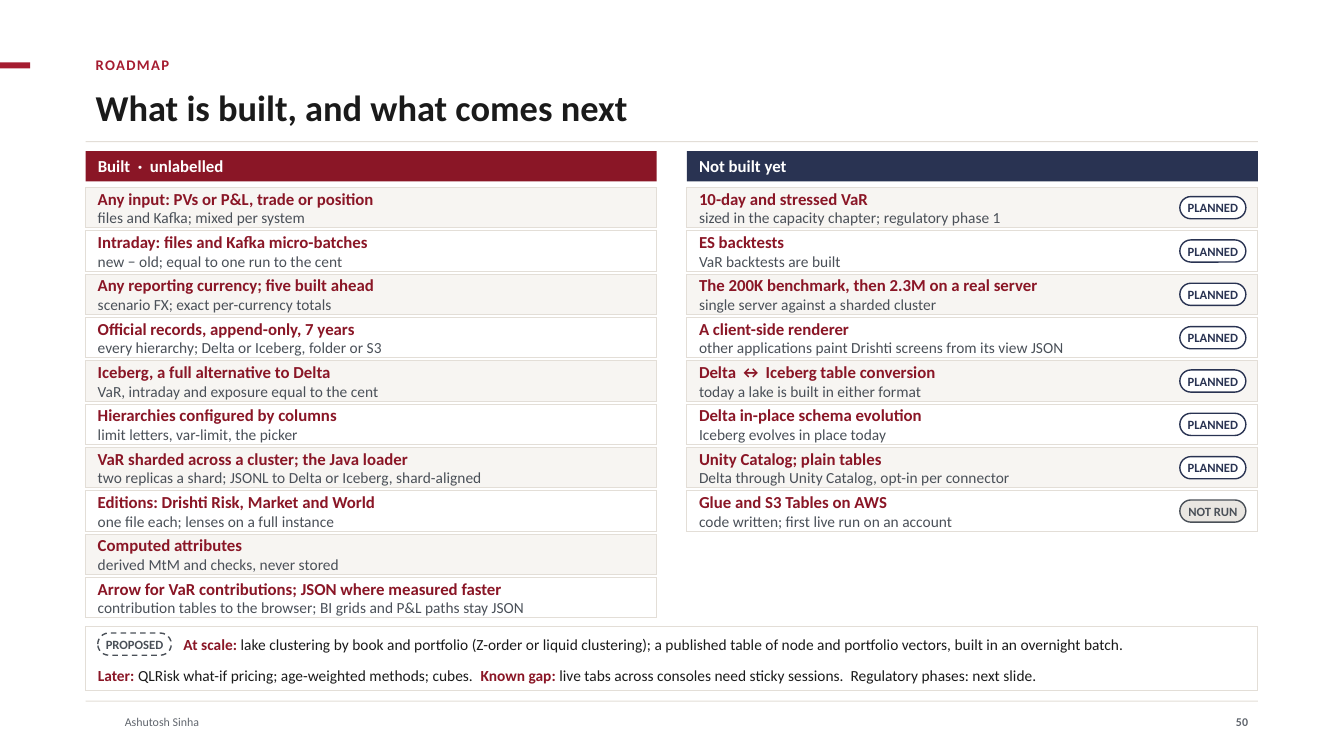
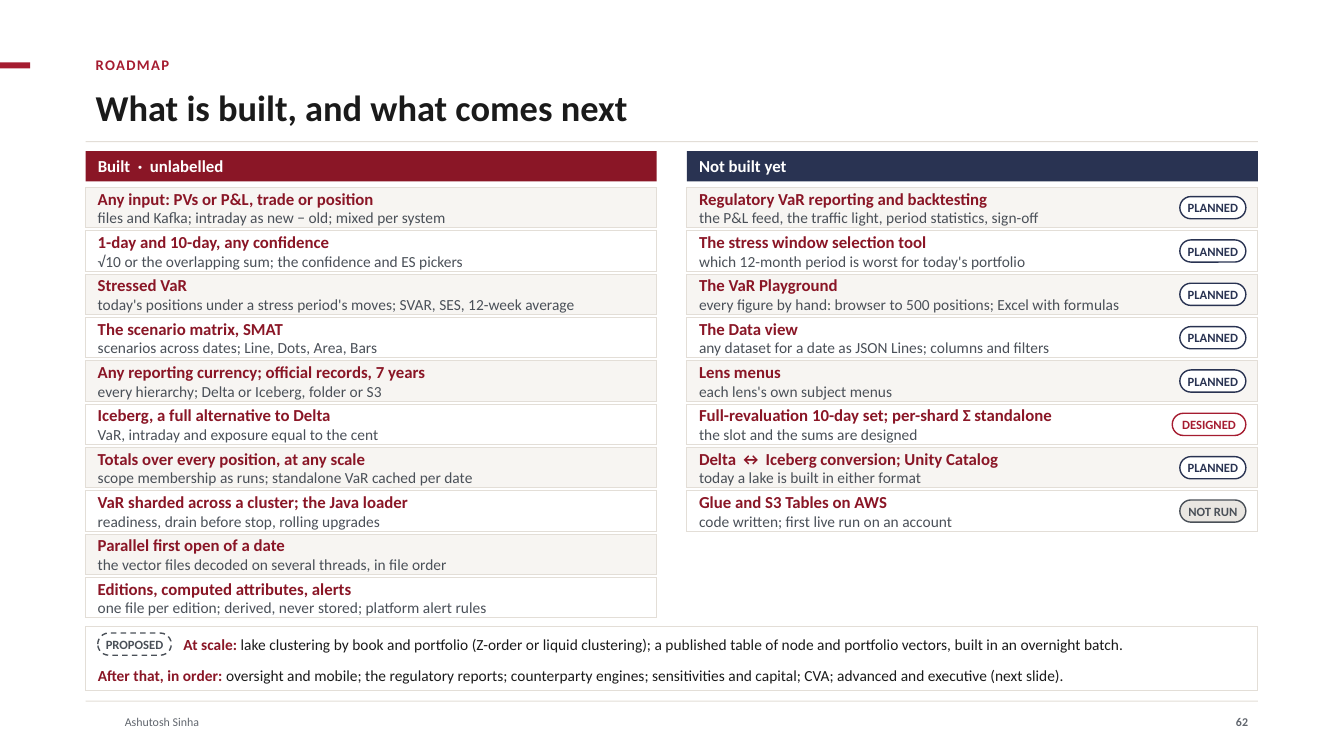
Before and after one commit to ajsinha/drishti, a slide deck: slide 62 of docs/publications/Drishti-VaR-Engine.pptx (slide 50 before the commit). Drawn at 1344x756 pixels with LibreOffice and Linux fonts; fonts in the diff are those of the drawing; background and template pictures are left out. Boxes give left, top, right and bottom in pixels: in the first picture for what was removed or moved away, otherwise in the second. Text is boxed around its words. In the diff, an @@ line names an element or a change of style, - is before the commit and + after.

```diff
--- a/docs/publications/Drishti-VaR-Engine.pptx
+++ b/docs/publications/Drishti-VaR-Engine.pptx
@@ text at [699, 193, 1039, 226]: text changed @@
-10-day and stressed VaR
-sized in the capacity chapter; regulatory phase 1
+Regulatory VaR reporting and backtesting
+the P&L feed, the traffic light, period statistics, sign-off
@@ text at [98, 212, 445, 226]: text changed @@
-files and Kafka; mixed per system
+files and Kafka; intraday as new − old; mixed per system
@@ text at [98, 236, 462, 270]: text changed; size 12 to 11 pt; text colour #8A1626 to #4A5058; bold off @@
-Intraday: files and Kafka micro-batches
-new − old; equal to one run to the cent
+1-day and 10-day, any confidence
+√10 or the overlapping sum; the confidence and ES pickers
@@ text at [699, 236, 1025, 270]: text changed @@
-ES backtests
-VaR backtests are built
+The stress window selection tool
+which 12-month period is worst for today's portfolio
@@ text at [98, 279, 574, 313]: text changed; size 12 to 11 pt; text colour #8A1626 to #4A5058; bold off @@
-Any reporting currency; five built ahead
-scenario FX; exact per-currency totals
+Stressed VaR
+today's positions under a stress period's moves; SVAR, SES, 12-week average
@@ text at [699, 279, 1119, 313]: text changed; size 12 to 11 pt; text colour #8A1626 to #4A5058; bold off @@
-The 200K benchmark, then 2.3M on a real server
-single server against a sharded cluster
+The VaR Playground
+every figure by hand: browser to 500 positions; Excel with formulas
@@ text at [98, 323, 377, 355]: text changed @@
-Official records, append-only, 7 years
-every hierarchy; Delta or Iceberg, folder or S3
+The scenario matrix, SMAT
+scenarios across dates; Line, Dots, Area, Bars
@@ text at [699, 323, 1050, 356]: text changed @@
-A client-side renderer
-other applications paint Drishti screens from its view JSON
+The Data view
+any dataset for a date as JSON Lines; columns and filters
@@ text added at [98, 366, 425, 400], 12 pt, text #8A1626, bold @@
+Any reporting currency; official records, 7 years
+every hierarchy; Delta or Iceberg, folder or S3
@@ text at [699, 367, 892, 400]: text changed @@
-Delta ↔ Iceberg table conversion
-today a lake is built in either format
+Lens menus
+each lens's own subject menus
@@ text "Iceberg, a full alternative to ...": place and size @@
-text "Iceberg, a full alternative to ..." at [98, 366, 378, 400]
+text "Iceberg, a full alternative to ..." at [98, 409, 378, 443]
@@ text removed at [98, 409, 336, 443] @@
-Hierarchies configured by columns
-limit letters, var-limit, the picker
@@ text at [699, 409, 1051, 443]: text changed @@
-Delta in-place schema evolution
-Iceberg evolves in place today
+Full-revaluation 10-day set; per-shard Σ standalone
+the slot and the sums are designed
@@ rounded rectangle "DESIGNED": place and size @@
-rounded rectangle "DESIGNED" at [1181, 413, 1247, 436]
+rounded rectangle "DESIGNED" at [1173, 413, 1246, 436]
@@ rounded rectangle "DESIGNED" at [1173, 413, 1246, 436]: outline #293352 1 pt to #A51C30 1 pt @@
@@ text in rounded rectangle at [1182, 420, 1236, 429]: text changed; text colour #293352 to #A51C30 @@
-PLANNED
+DESIGNED
@@ text at [98, 453, 472, 486]: text changed @@
-VaR sharded across a cluster; the Java loader
-two replicas a shard; JSONL to Delta or Iceberg, shard-aligned
+Totals over every position, at any scale
+scope membership as runs; standalone VaR cached per date
@@ text at [699, 453, 998, 486]: text changed; size 11 to 12 pt; text colour #4A5058 to #8A1626; bold on @@
-Unity Catalog; plain tables
-Delta through Unity Catalog, opt-in per connector
+Delta ↔ Iceberg conversion; Unity Catalog
+today a lake is built in either format
@@ text at [98, 496, 408, 530]: text changed; size 12 to 11 pt; text colour #8A1626 to #4A5058; bold off @@
-Editions: Drishti Risk, Market and World
-one file each; lenses on a full instance
+VaR sharded across a cluster; the Java loader
+readiness, drain before stop, rolling upgrades
@@ text at [98, 539, 446, 572]: text changed @@
-Computed attributes
-derived MtM and checks, never stored
+Parallel first open of a date
+the vector files decoded on several threads, in file order
@@ text at [98, 583, 487, 616]: text changed @@
-Arrow for VaR contributions; JSON where measured faster
-contribution tables to the browser; BI grids and P&L paths stay JSON
+Editions, computed attributes, alerts
+one file per edition; derived, never stored; platform alert rules
@@ text at [98, 670, 1063, 684]: text changed @@
-Later: QLRisk what-if pricing; age-weighted methods; cubes. Known gap: live tabs across consoles need sticky sessions. Regulatory phases: next slide.
+After that, in order: oversight and mobile; the regulatory reports; counterparty engines; sensitivities and capital; CVA; advanced and executive (next slide).
@@ page number at [1236, 718, 1248, 726]: text changed @@
-50
+62
```
Also in this commit, not shown: 24 other slides changed, 14 slides added, 1 slide removed, 7 other files.
